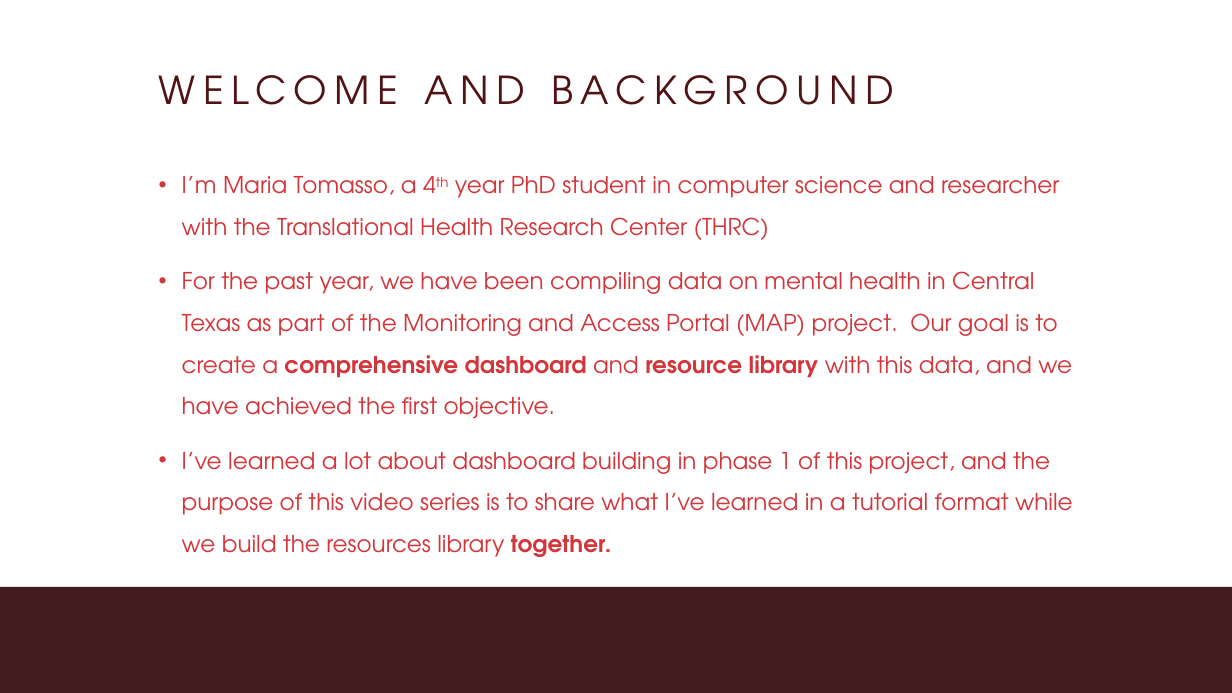
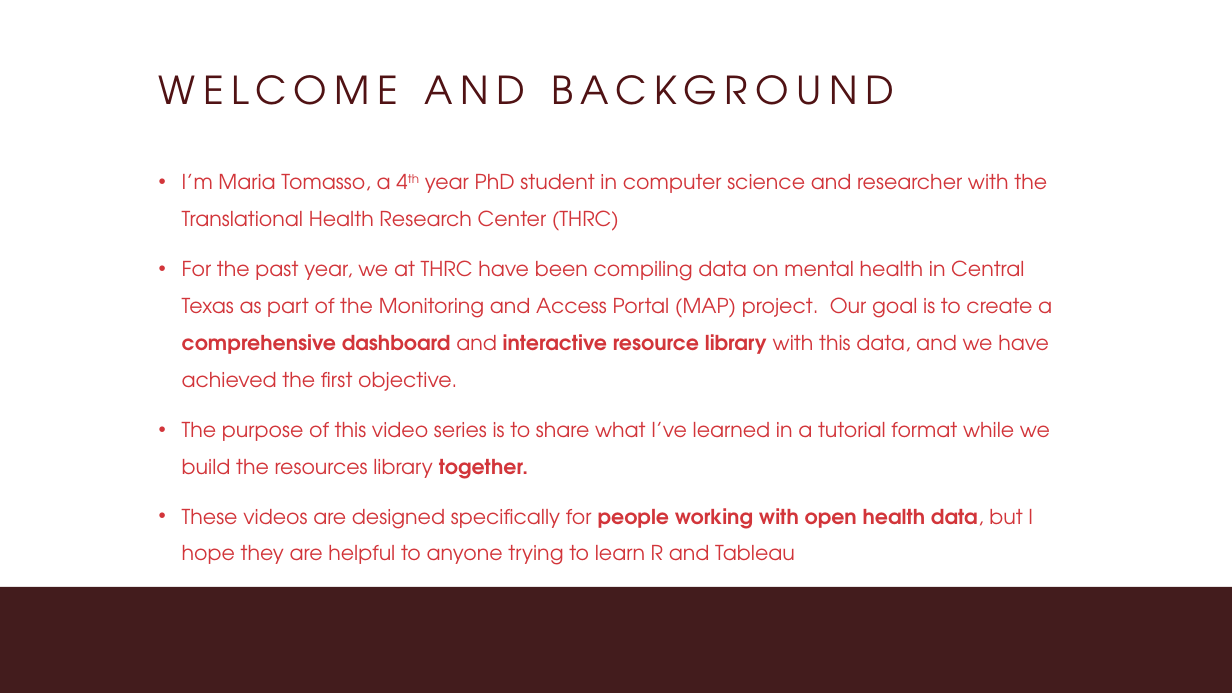
Before and after one commit to MariaElise-T/MH_Dashboard_Tutorial, a slide deck: slide 3 of Formatted Slides/Module0_Video1.pptx. Drawn at 1232x693 pixels with LibreOffice and Linux fonts; fonts in the diff are those of the drawing; background and template pictures are left out. Boxes give left, top, right and bottom in pixels: in the first picture for what was removed or moved away, otherwise in the second. Text is boxed around its words. In the diff, an @@ line names an element or a change of style, - is before the commit and + after.

Commit message:
Updated Slides

```diff
--- a/Formatted Slides/Module0_Video1.pptx
+++ b/Formatted Slides/Module0_Video1.pptx
@@ text at (x1=182, y1=174, x2=1047, y2=231): size 36 to 32 pt in "I’m Maria Tomasso, a 4th year PhD ..." @@
@@ text at (x1=182, y1=260, x2=1052, y2=565): text changed; size 36 to 32 pt @@
-• For the past year, we have been compiling data on mental health in Central Texas as part of the Monitoring and Access Portal (MAP) project. Our goal is to create a comprehensive dashboard and resource library with this data, and we have achieved the first objective.
-• I’ve learned a lot about dashboard building in phase 1 of this project, and the purpose of this video series is to share what I’ve learned in a tutorial format while we build the resources library together.
+• For the past year, we at THRC have been compiling data on mental health in Central Texas as part of the Monitoring and Access Portal (MAP) project. Our goal is to create a comprehensive dashboard and interactive resource library with this data, and we have achieved the first objective.
+• The purpose of this video series is to share what I’ve learned in a tutorial format while we build the resources library together.
+• These videos are designed specifically for people working with open health data, but I hope they are helpful to anyone trying to learn R and Tableau
```
Also in this commit, not shown: 3 other slides changed, 1 slide added, 13 other files.
